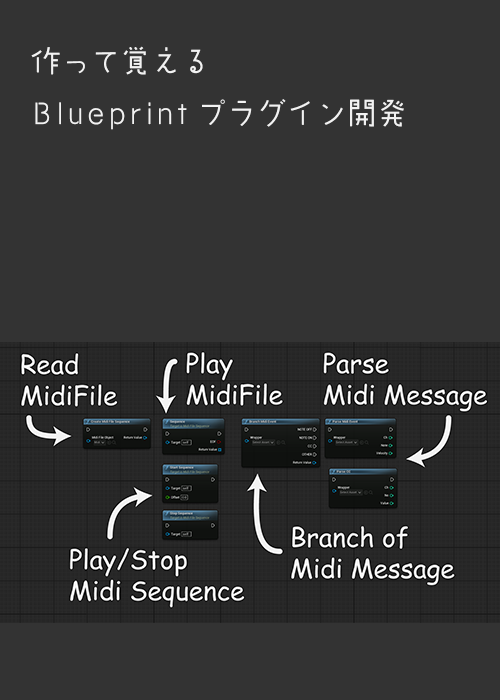
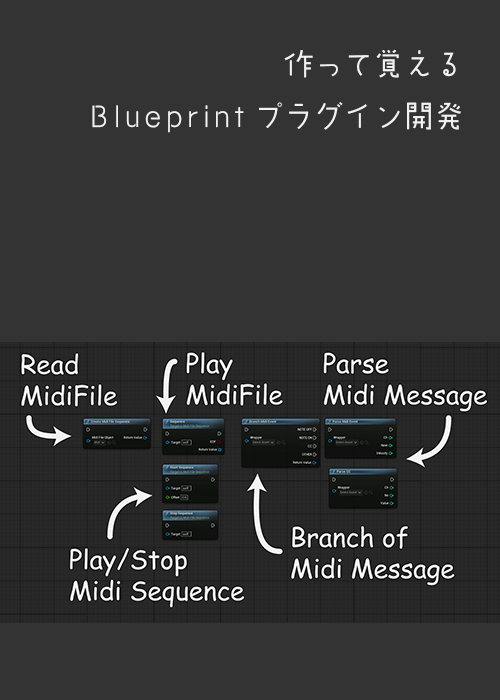
Revision of a layered 500 × 700 image; what changed, layer by layer:
painted on "作って覚える Blueprintプラグイン開発" over <box>31,46,461,133</box>
